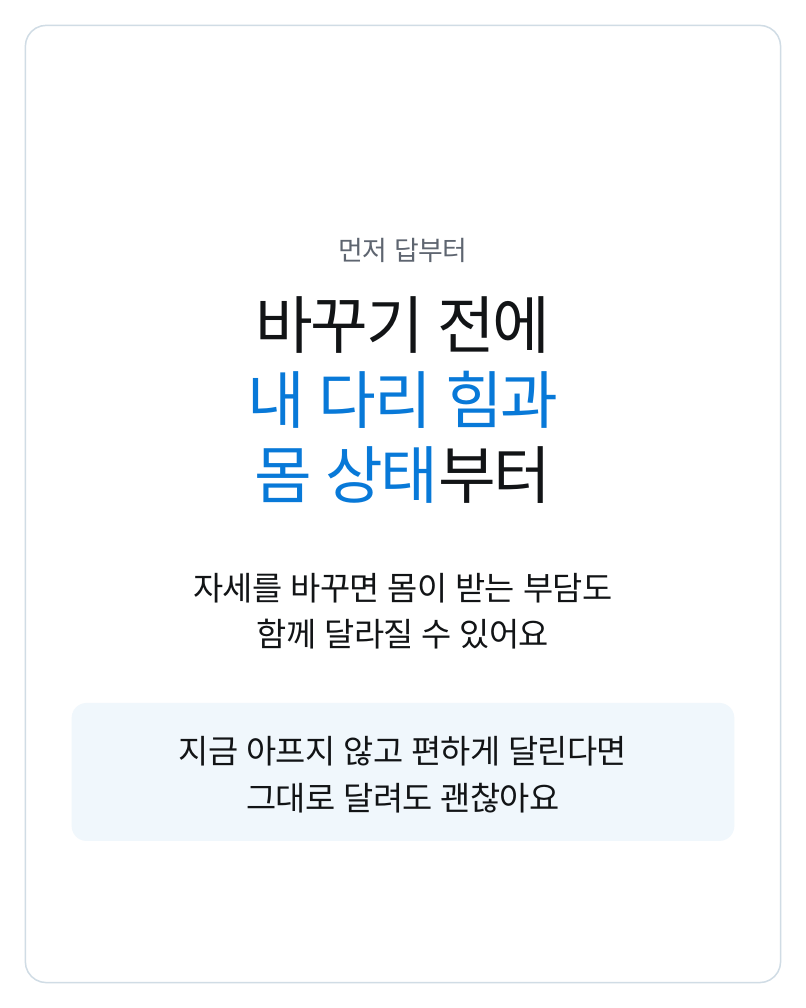
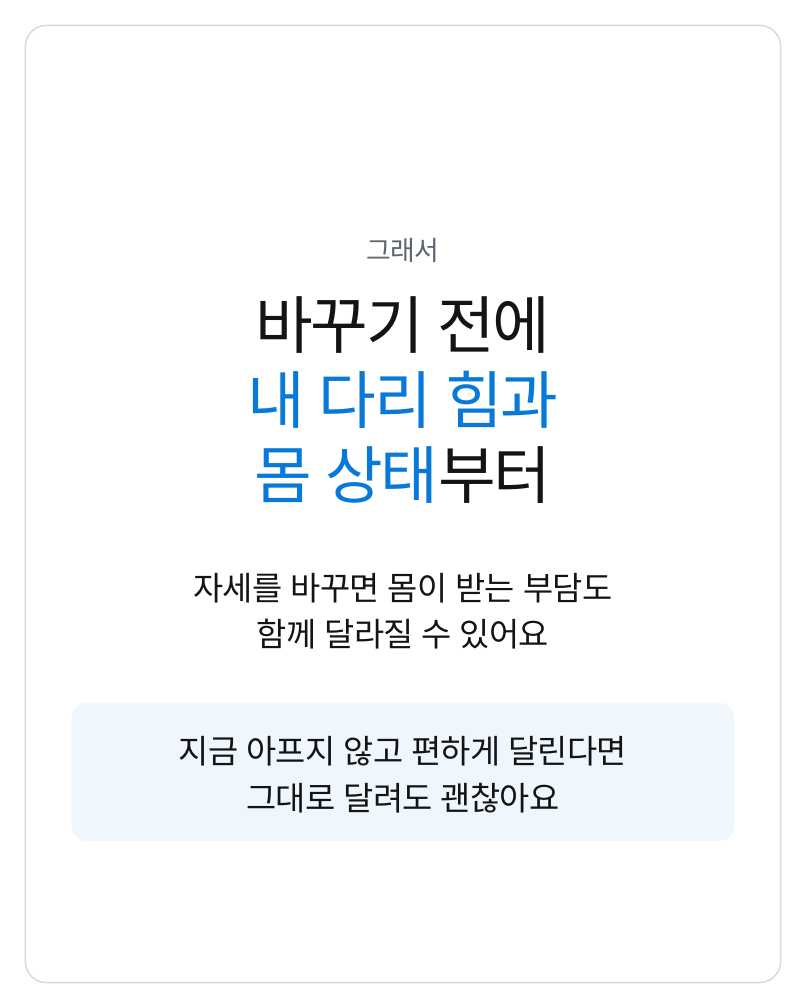
Before and after one commit to js920915-cyber/New-box, a slide deck: slide 4 of content/running-form-change-v5/adobe-express/running-form-change-v5-express.pptx (slide 2 before the commit). Drawn at 806x1008 pixels with LibreOffice and Linux fonts; fonts in the diff are those of the drawing. Boxes give left, top, right and bottom in pixels: in the first picture for what was removed or moved away, otherwise in the second. Text is boxed around its words. In the diff, an @@ line names an element or a change of style, - is before the commit and + after.

```diff
--- a/content/running-form-change-v5/adobe-express/running-form-change-v5-express.pptx
+++ b/content/running-form-change-v5/adobe-express/running-form-change-v5-express.pptx
@@ text at [366, 238, 439, 262]: text changed @@
-먼저 답부터
+그래서
```
Also in this commit, not shown: 1 other slide changed, 25 other files.
